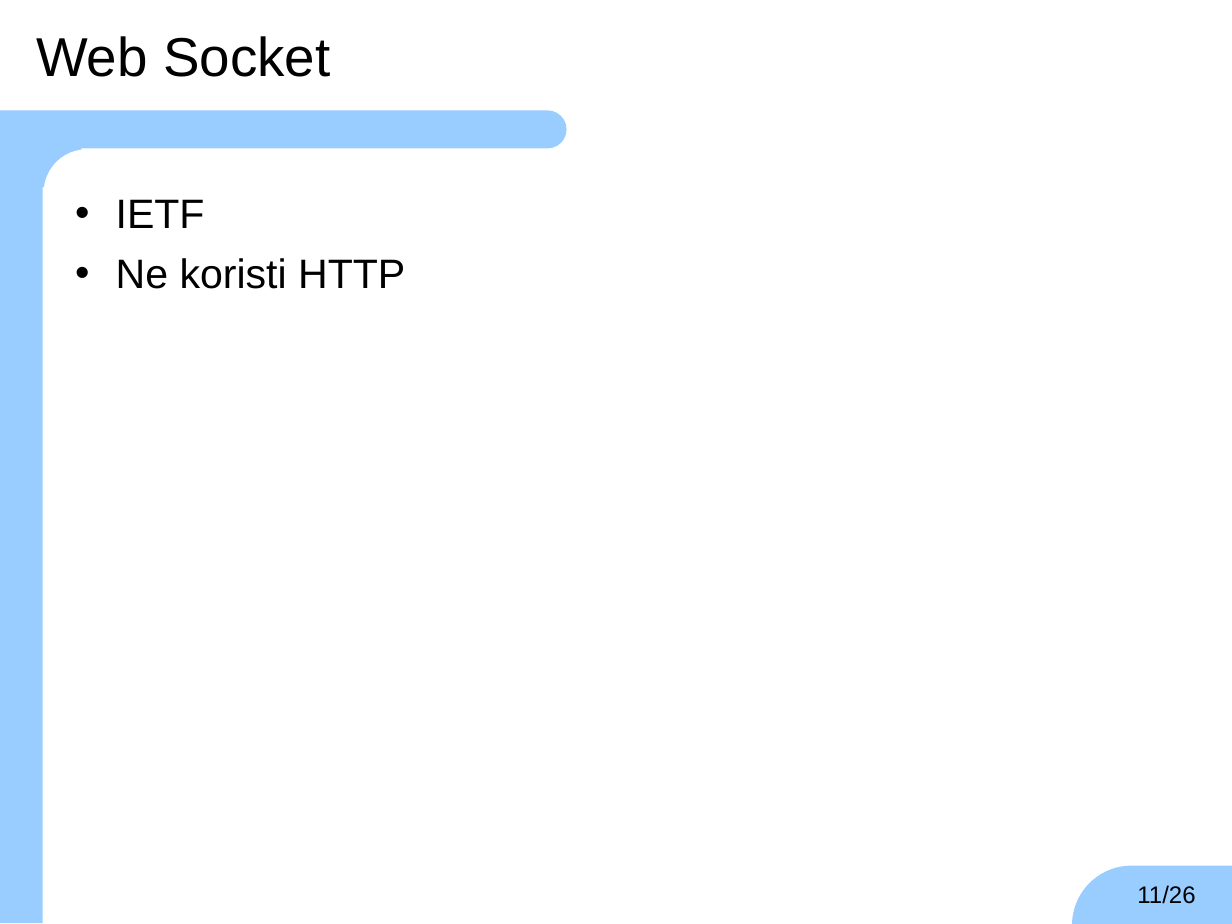
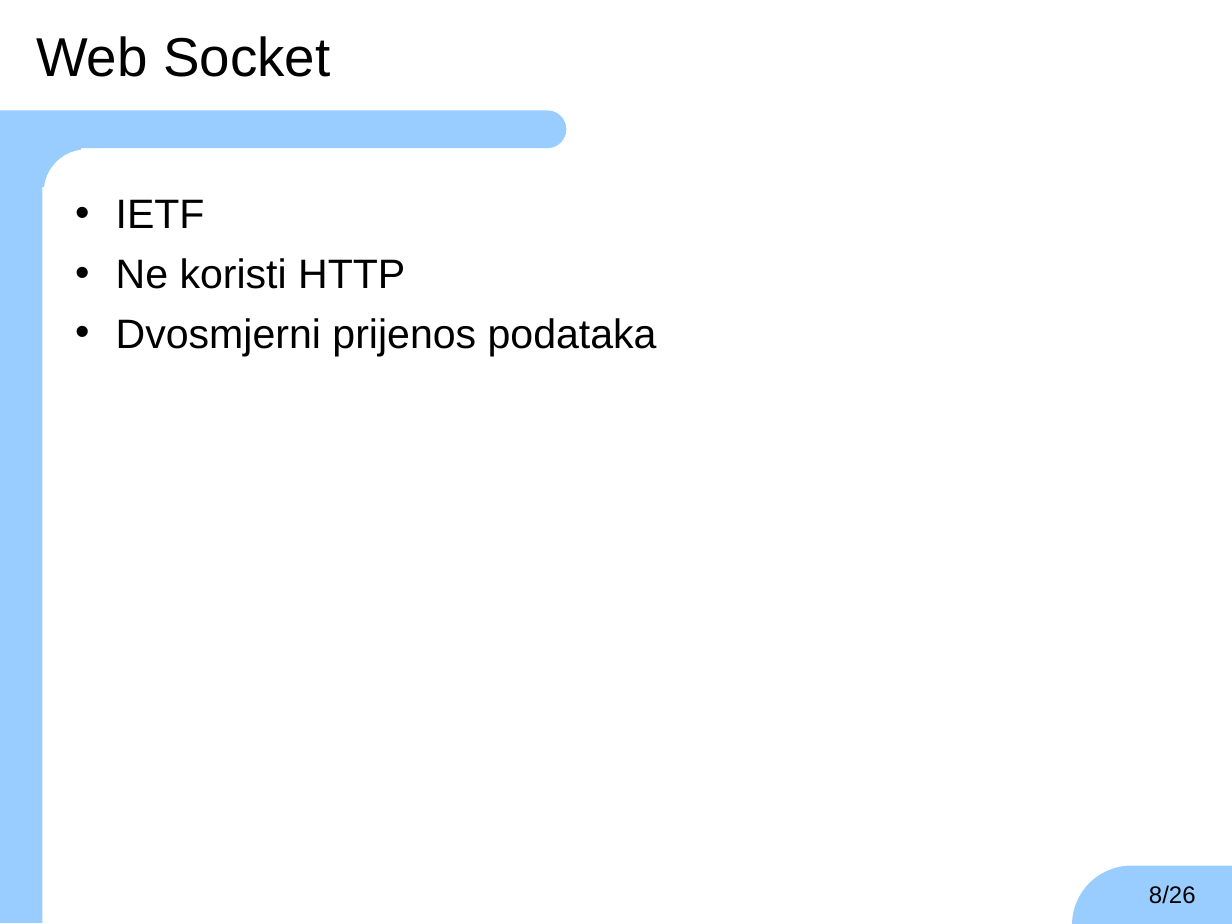
Before and after one commit to TheKarlo95/ZavrsniRad, a slide deck: slide 8 of zr-prezentacija-karlo-vrbic.ppt (slide 11 before the commit). Drawn at 1232x924 pixels with LibreOffice and Linux fonts; fonts in the diff are those of the drawing; background and template pictures are left out. Boxes give left, top, right and bottom in pixels: in the first picture for what was removed or moved away, otherwise in the second. Text is boxed around its words. In the diff, an @@ line names an element or a change of style, - is before the commit and + after.

```diff
--- a/zr-prezentacija-karlo-vrbic.ppt
+++ b/zr-prezentacija-karlo-vrbic.ppt
@@ text at bbox=[116, 318, 657, 356]: paragraph added @@
+• Dvosmjerni prijenos podataka
@@ page number at bbox=[1149, 885, 1196, 904]: text changed @@
-11/26
+8/26
```
Also in this commit, not shown: 4 other slides changed, 1 slide added, 3 slides removed, 4 other files.
